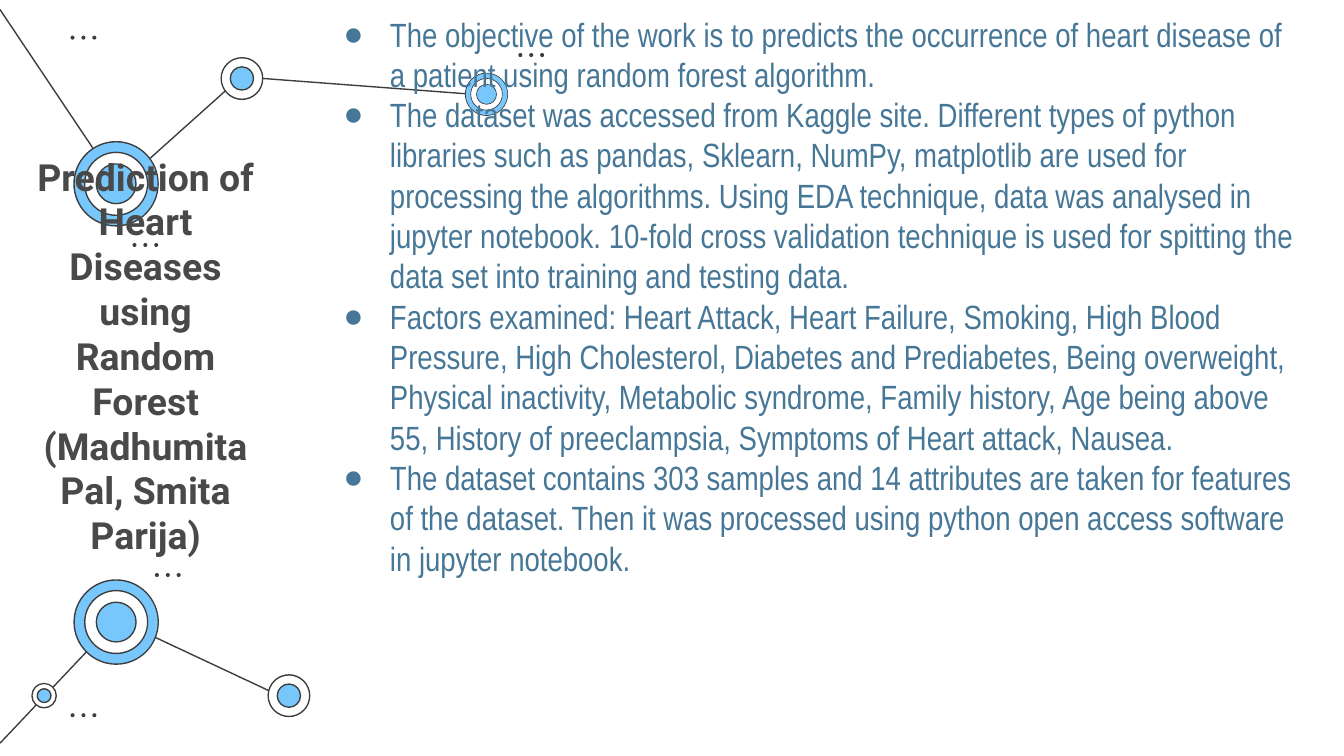
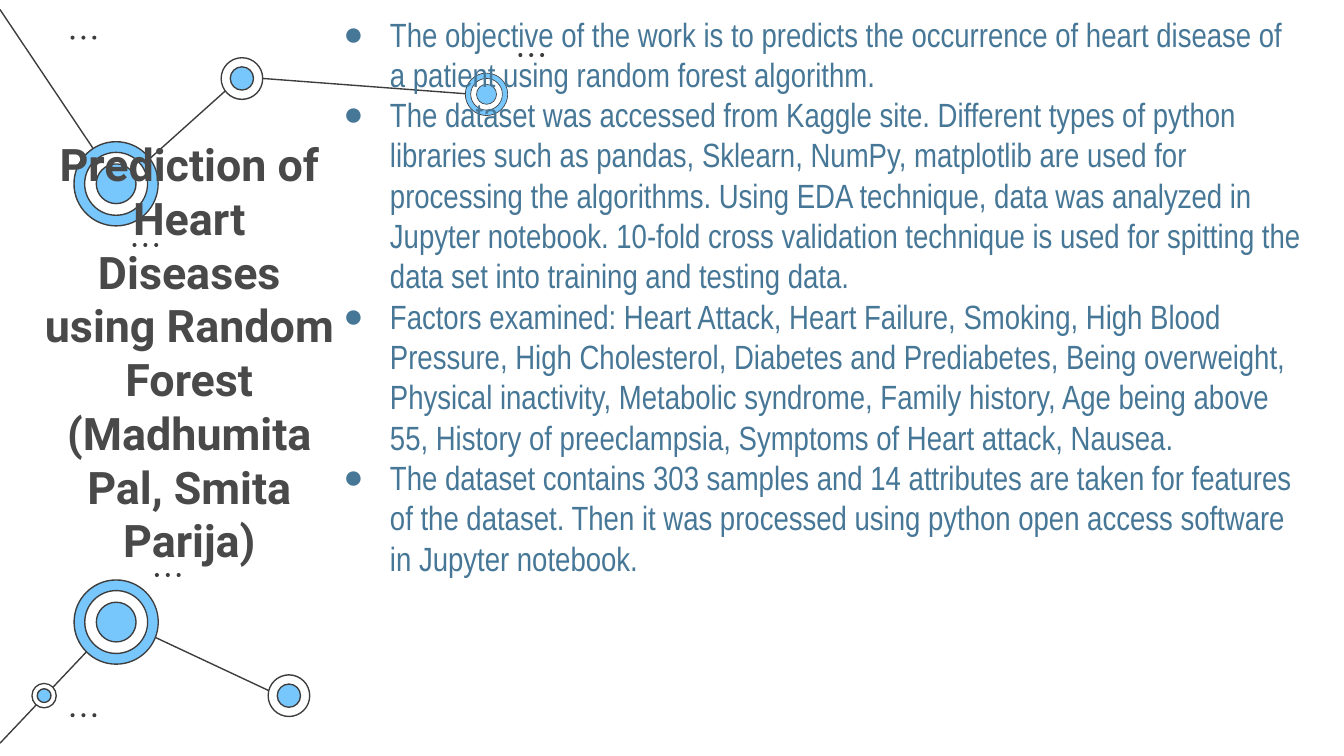
Before and after one commit to NAyeshaKhan/Heart-Disease-Prediction, a slide deck: slide 5 of Heart Disease Prediction System.pptx. Drawn at 1344x756 pixels with LibreOffice and Linux fonts; fonts in the diff are those of the drawing. Boxes give left, top, right and bottom in pixels: in the first picture for what was removed or moved away, otherwise in the second. Text is boxed around its words. In the diff, an @@ line names an element or a change of style, - is before the commit and + after.

```diff
--- a/Heart Disease Prediction System.pptx
+++ b/Heart Disease Prediction System.pptx
@@ text at (x1=390, y1=100, x2=1300, y2=295): text changed @@
-● The dataset was accessed from Kaggle site. Different types of python libraries such as pandas, Sklearn, NumPy, matplotlib are used for processing the algorithms. Using EDA technique, data was analysed in jupyter notebook. 10-fold cross validation technique is used for spitting the data set into training and testing data.
+● The dataset was accessed from Kaggle site. Different types of python libraries such as pandas, Sklearn, NumPy, matplotlib are used for processing the algorithms. Using EDA technique, data was analyzed in Jupyter notebook. 10-fold cross validation technique is used for spitting the data set into training and testing data.
@@ title "Prediction of Heart Diseases using ..." moved from (x1=37, y1=156, x2=254, y2=557) to (x1=45, y1=140, x2=334, y2=567) @@
@@ title "Prediction of Heart Diseases using ..." at (x1=45, y1=140, x2=334, y2=567): size 20 to 24 pt @@
@@ text at (x1=390, y1=465, x2=1291, y2=577): text changed @@
-● The dataset contains 303 samples and 14 attributes are taken for features of the dataset. Then it was processed using python open access software in jupyter notebook.
+● The dataset contains 303 samples and 14 attributes are taken for features of the dataset. Then it was processed using python open access software in Jupyter notebook.
```
Also in this commit, not shown: 6 other slides changed, 5 slides added, 2 slides removed.
